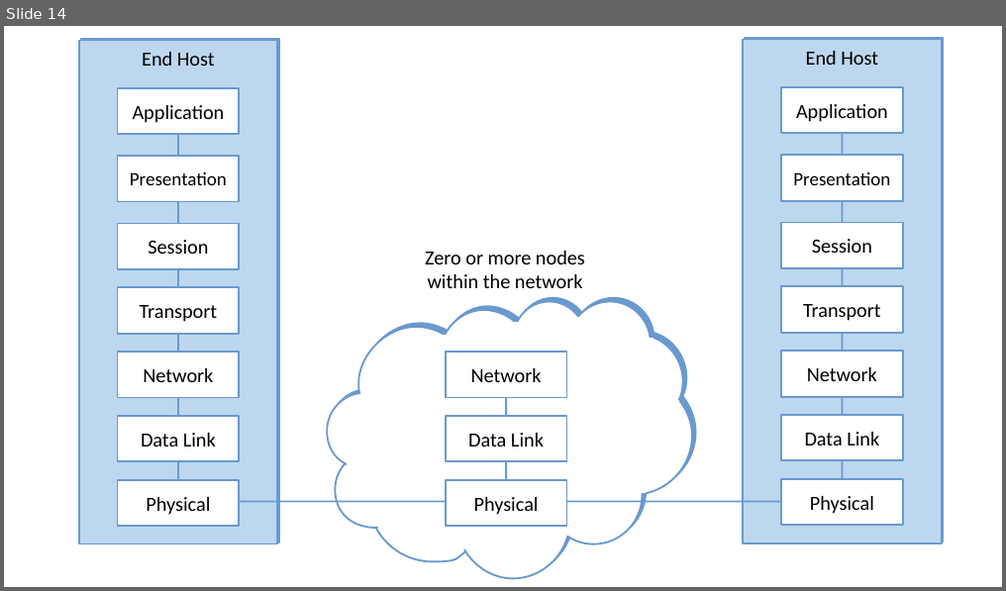
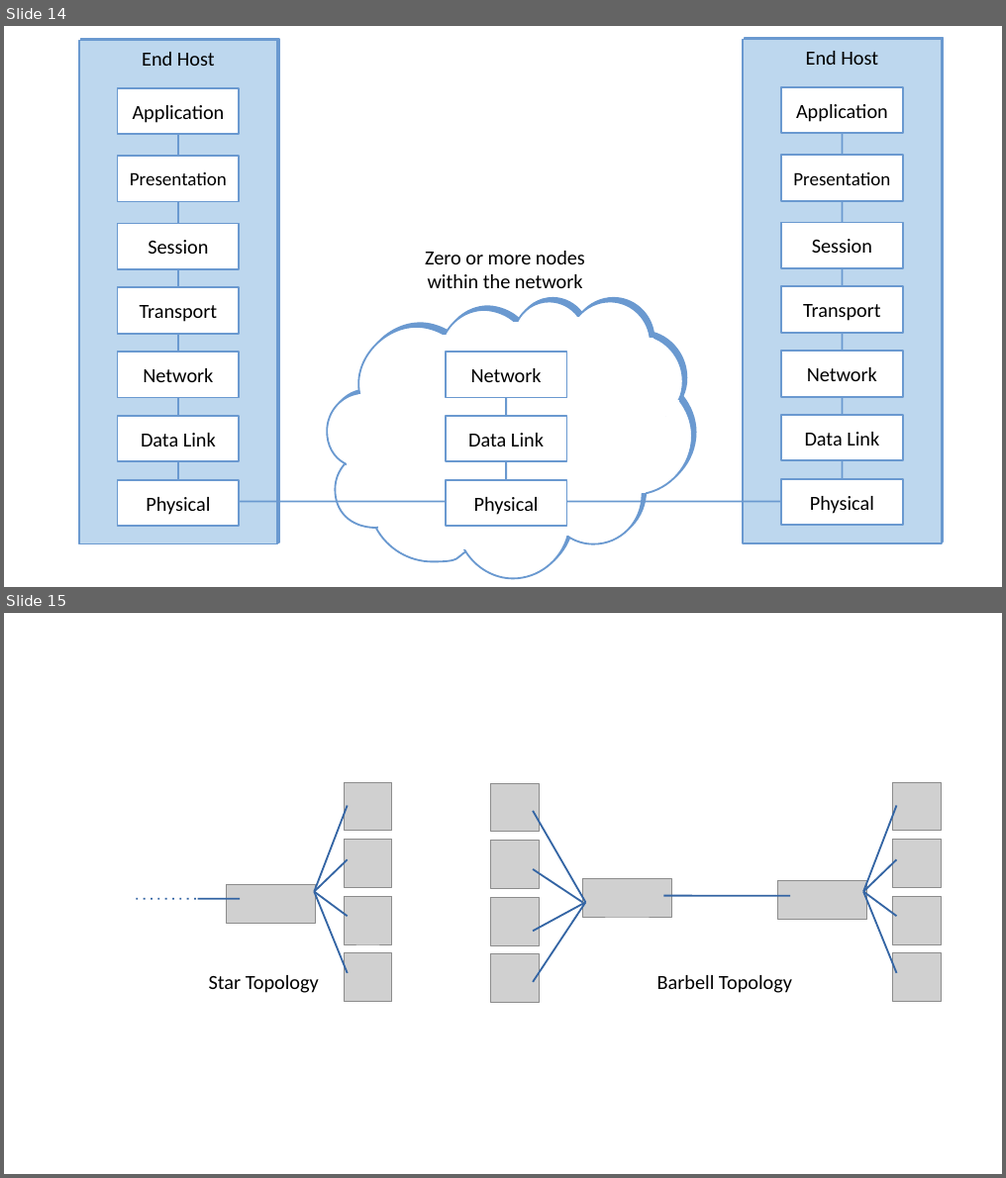
Before and after one commit to SystemsApproach/7E, a slide deck: introduction/figures/introduction.odp. Shown one above the other, each under a label of ours: slide 14 before the commit, slides 14 and 15 after it. The pictures are 1006x591 and 1006x1178 pixels, drawn with LibreOffice and Linux fonts; fonts in the diff are those of the drawing; grey boxes stand for pictures. Boxes give left, top, right and bottom in pixels: in the first picture for what was removed or moved away, otherwise in the second. Text is boxed around its words. In the diff, an @@ line names an element or a change of style, - is before the commit and + after.

```diff
--- a/introduction/figures/introduction.odp
+++ b/introduction/figures/introduction.odp
@@ slide 15 added at [4, 613, 1002, 1174], background #FFFFFF @@
@@ rectangle added at [495, 662, 517, 694], fill #FFFFFF, outline #FFFFFF 0 pt @@
@@ rectangle added at [592, 660, 648, 722], fill #FFFFFF, outline #FFFFFF 0 pt @@
@@ rectangle added at [360, 685, 418, 715], fill #FFFFFF, outline #FFFFFF 0 pt @@
@@ rectangle added at [758, 692, 785, 763], fill #FFFFFF, outline #FFFFFF 0 pt @@
@@ rectangle added at [233, 789, 268, 820], fill #FFFFFF, outline #FFFFFF 0 pt @@
@@ line added from (315, 892) to (348, 806), #3465A4 1.45 pt @@
@@ line added from (585, 903) to (533, 811), #3465A4 1.45 pt @@
@@ line added from (863, 892) to (897, 806), #3465A4 1.45 pt @@
@@ line added from (315, 892) to (348, 861), #3465A4 1.45 pt @@
@@ line added from (582, 903) to (533, 869), #3465A4 1.45 pt @@
@@ picture added at [582, 879, 671, 917] @@
@@ rectangle added at [694, 856, 755, 928], fill #FFFFFF, outline #FFFFFF 0 pt @@
@@ rectangle added at [713, 873, 737, 910], fill #FFFFFF, outline #FFFFFF 0 pt @@
@@ line added from (863, 892) to (897, 861), #3465A4 1.45 pt @@
@@ line added from (137, 899) to (197, 899), #3465A4 1.45 pt dashed @@
@@ line added from (198, 899) to (240, 899), #3465A4 1.45 pt @@
@@ picture added at [227, 885, 316, 924] @@
@@ line added from (315, 892) to (348, 916), #3465A4 1.45 pt @@
@@ line added from (315, 892) to (348, 973), #3465A4 1.45 pt @@
@@ line added from (585, 903) to (533, 982), #3465A4 1.45 pt @@
@@ line added from (585, 903) to (533, 931), #3465A4 1.45 pt @@
@@ line added from (664, 895) to (791, 895), #3465A4 1.45 pt @@
@@ picture added at [778, 881, 867, 919] @@
@@ line added from (863, 892) to (897, 916), #3465A4 1.45 pt @@
@@ line added from (863, 892) to (897, 973), #3465A4 1.45 pt @@
@@ group added at [344, 782, 391, 1001]: 4 pictures @@
@@ group added at [490, 783, 539, 1002]: 4 pictures @@
@@ group added at [893, 782, 942, 1001]: 4 pictures @@
@@ text added at [209, 975, 319, 993], 16 pt, text #000000 @@
+Star Topology
@@ rectangle added at [264, 994, 284, 1024], fill #FFFFFF, outline #FFFFFF 0 pt @@
@@ text added at [657, 975, 792, 993], 16 pt, text #000000 @@
+Barbell Topology
@@ rectangle added at [397, 1033, 434, 1062], fill #FFFFFF, outline #FFFFFF 0 pt @@
```
Also in this commit, not shown: 2 other files.
